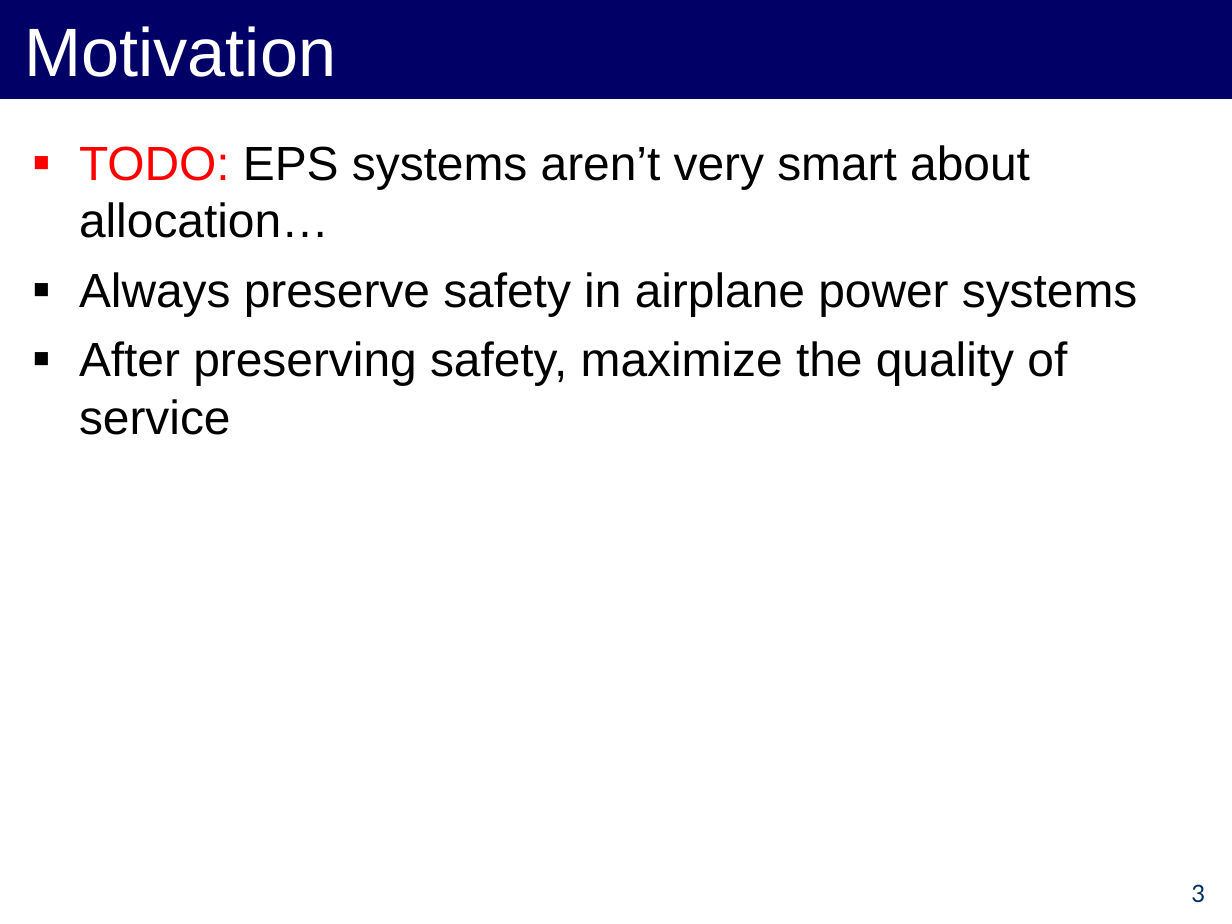
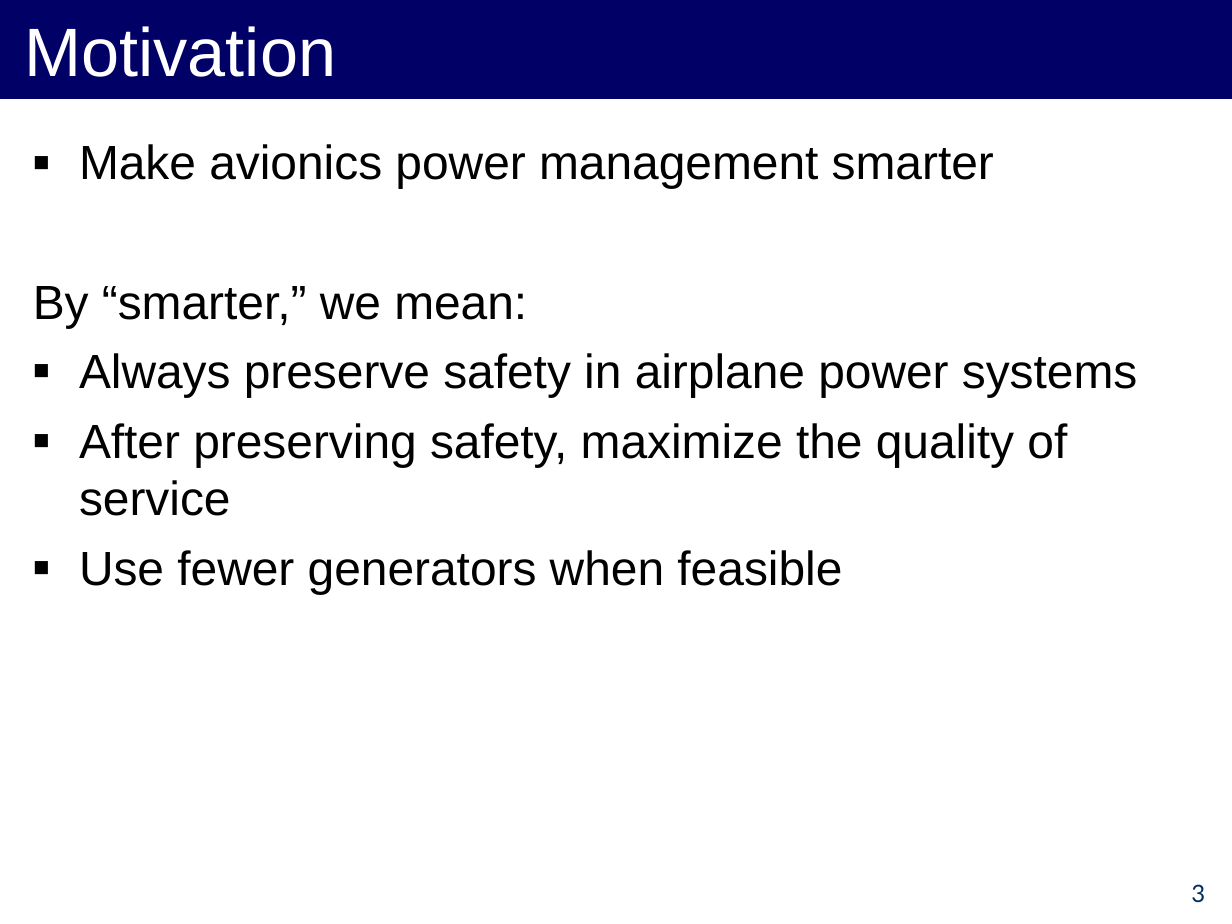
Before and after one commit to forresti/optimal_load_management, a slide deck: slide 3 of project/12-3-12_Presentation.ppt. Drawn at 1232x924 pixels with LibreOffice and Linux fonts; fonts in the diff are those of the drawing. Boxes give left, top, right and bottom in pixels: in the first picture for what was removed or moved away, otherwise in the second. Text is boxed around its words. In the diff, an @@ line names an element or a change of style, - is before the commit and + after.

```diff
--- a/project/12-3-12_Presentation.ppt
+++ b/project/12-3-12_Presentation.ppt
@@ text at [33, 144, 994, 328]: text changed @@
-▪ TODO: EPS systems aren’t very smart about allocation…
+▪ Make avionics power management smarter
+By “smarter,” we mean:
@@ text at [79, 550, 842, 594]: paragraph added @@
+▪ Use fewer generators when feasible
```
Also in this commit, not shown: 2 other slides changed, 1 slide added.
